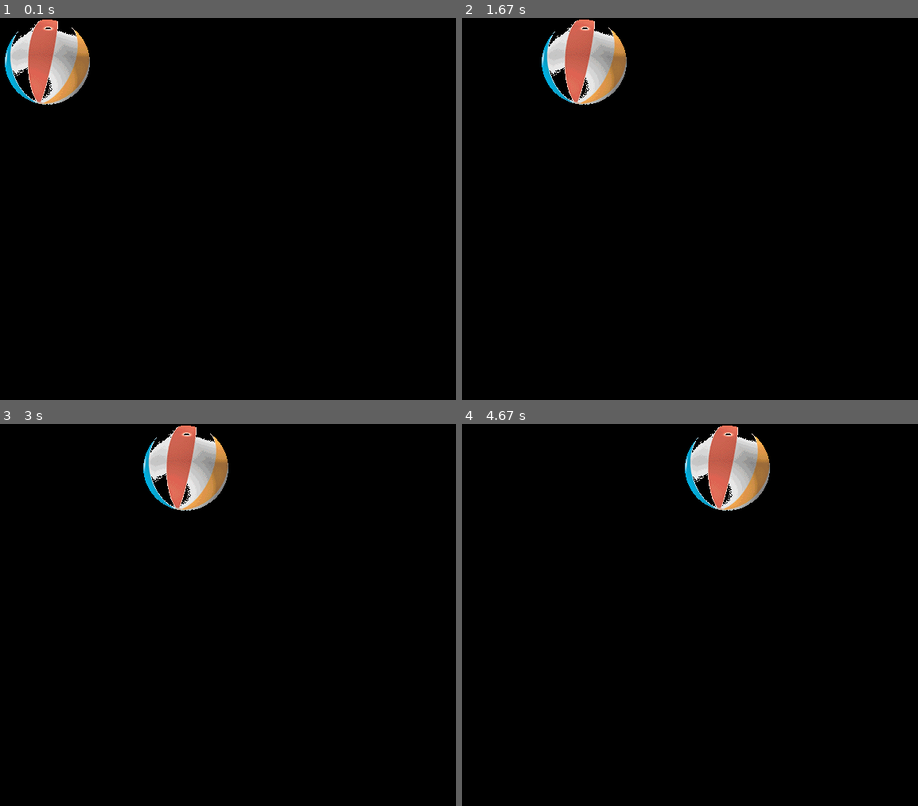
Above: before the commit, frames 1-4 (two rows, left to right).
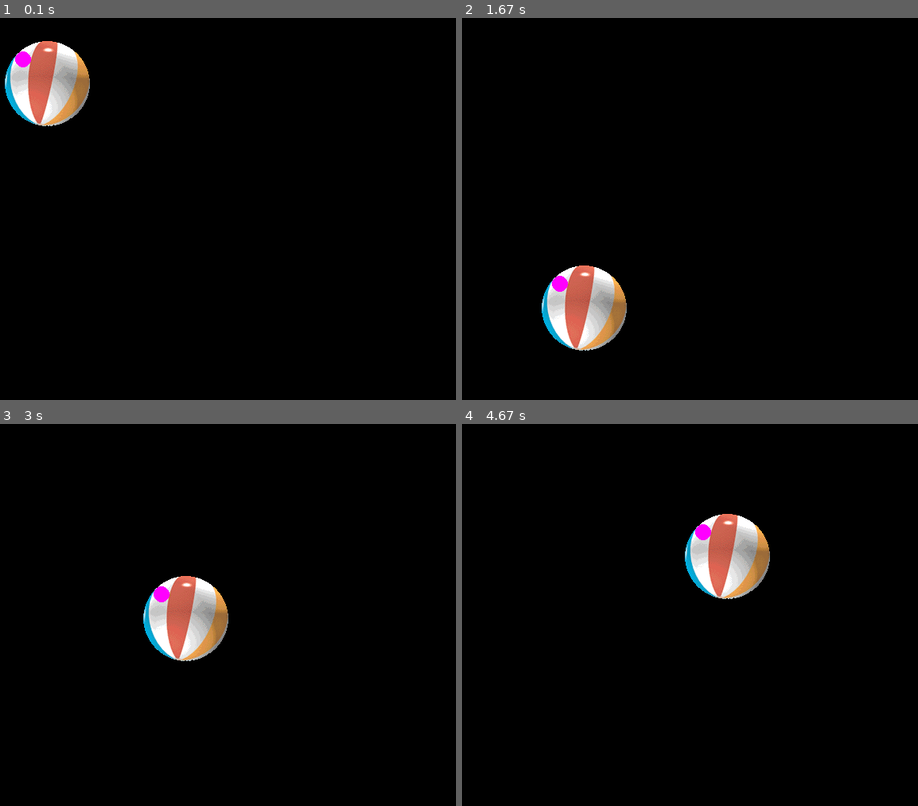
Above: after the commit, the same moments.

Repository: oc-cs240/f2012
Game: pygame game, started from lecture/pygame1/pygame1.py
Two runs of this game, one before a commit and one after it. Both use one fixed random seed, a clock stepped at 60 frames per second and the inputs below.
Inputs:
- Up to frame 1 (0.1 s): no input
- Up to frame 2 (1.67 s): no input
- Up to frame 3 (3 s): no input
- Up to frame 4 (4.67 s): no input

The runs differ from the first frame. In frame 1, 3.5% of the frame differs, in the area x 1-20%, y 0-29%; in frame 2, 6.1%, in the area x 17-37%, y 0-88%; in frame 3, 6.1%; in frame 4, 6.1%.

Commit message:
Added bounds to keep animated ball on screen.

Diff:
--- a/lecture/pygame1/pygame1.py
+++ b/lecture/pygame1/pygame1.py
@@ -3,15 +3,19 @@
 
 import pygame
 
-pygame.init()	# Initialized pygame module
+pygame.init()   # Initialized pygame module
 
 # Screen size
 width, height = 640, 480
 
 screen = pygame.display.set_mode((width, height))
 
-ball = pygame.image.load("ball.gif").convert()
+ball = pygame.image.load("ball.gif").convert_alpha()
+pygame.draw.circle(ball, pygame.Color('magenta'), (25, 25), 10)
 ball_rect = ball.get_rect()
+
+horizontal = 1
+vertical = 3
 
 running = True
 while running:
@@ -20,7 +24,17 @@
     screen.fill((0, 0, 0))          # Redraw background
     screen.blit(ball, ball_rect)    # Draw ball to screen
     pygame.display.flip()           # Display screen in window
-    ball_rect[0] += 1               # Move ball, 1 pixel right
+    ball_rect[0] += horizontal      # Move ball, 1 pixel right
+    ball_rect[1] += vertical        # Move ball, 1 pixel right
+
+    if ball_rect.right >= width:
+        horizontal = -1
+    elif ball_rect.left <= 0:
+        horizontal = 1
+    if ball_rect.bottom >= height:
+        vertical = -3
+    elif ball_rect.top <= 0:
+        vertical = 3
 
     for event in pygame.event.get():
         if event.type == pygame.QUIT or (event.type == pygame.KEYDOWN and event.key == pygame.K_q):
